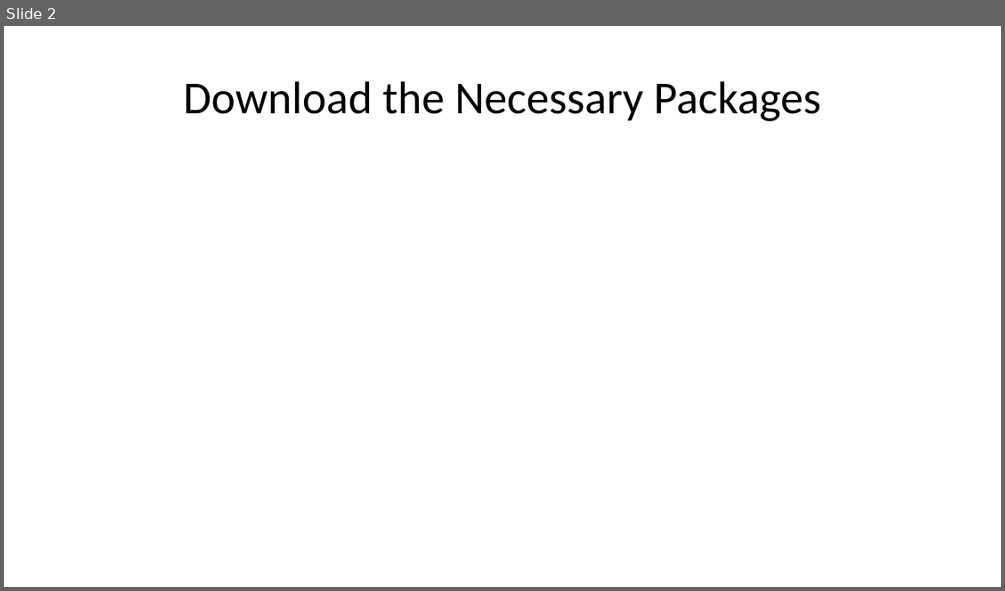
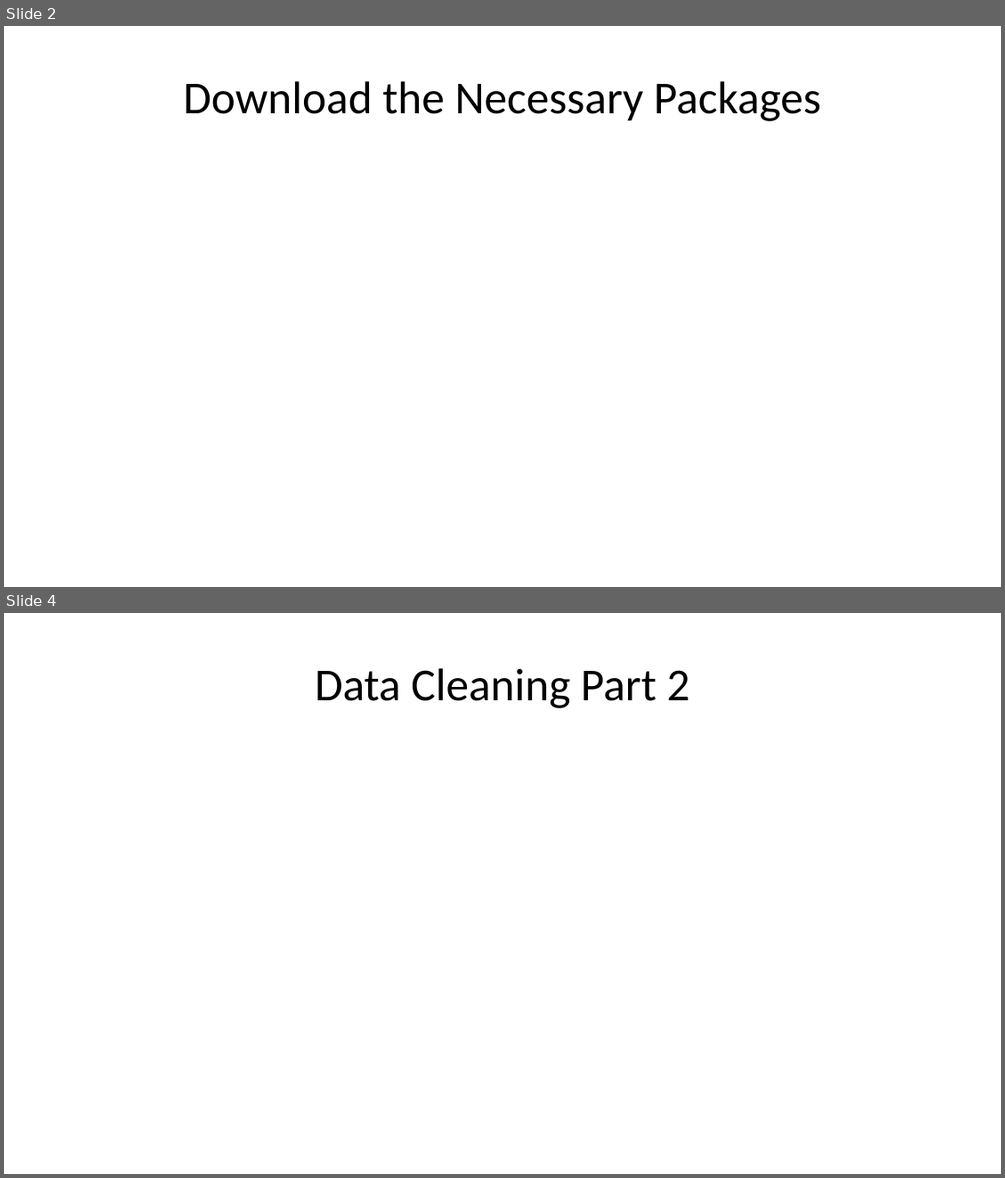
Before and after one commit to KunaalRaghav/World-Bank-Data-GOVT-650-, a slide deck: Assignment 7.1.pptx. Shown one above the other, each under a label of ours: slide 2 before the commit, slides 2 and 4 after it; the slides between them are not shown. The pictures are 1005x591 and 1005x1178 pixels, drawn with LibreOffice and Linux fonts; fonts in the diff are those of the drawing. Boxes give left, top, right and bottom in pixels: in the first picture for what was removed or moved away, otherwise in the second. Text is boxed around its words. In the diff, an @@ line names an element or a change of style, - is before the commit and + after.

```diff
--- a/Assignment 7.1.pptx
+++ b/Assignment 7.1.pptx
@@ slide 4 added at (x1=4, y1=613, x2=1001, y2=1174), background #FFFFFF @@
@@ title added at (x1=315, y1=668, x2=690, y2=708), 33 pt, text #000000 @@
+Data Cleaning Part 2
```
Also in this commit, not shown: 1 slide changed, 1 slide removed, 1 other file.
